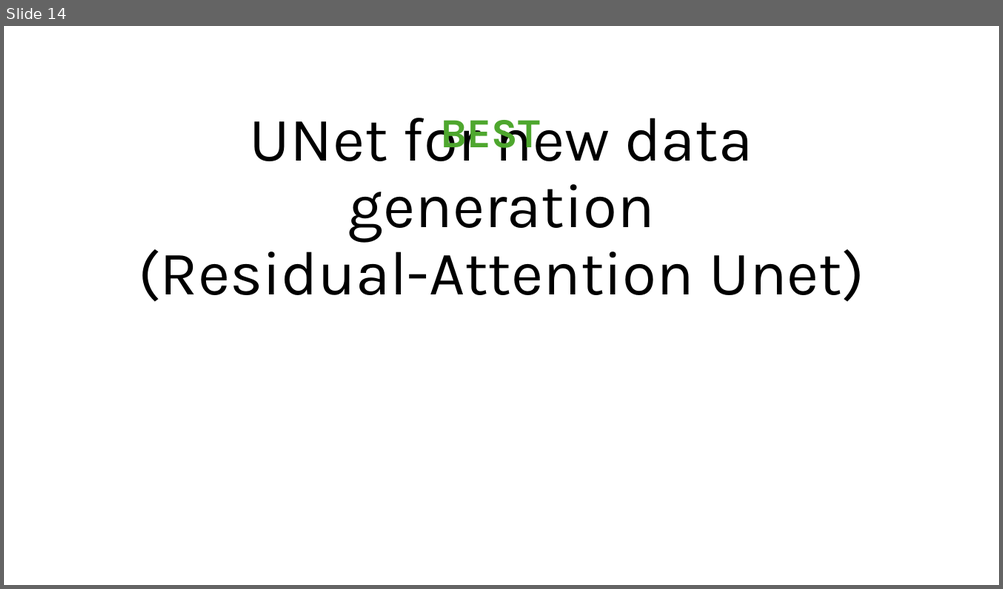
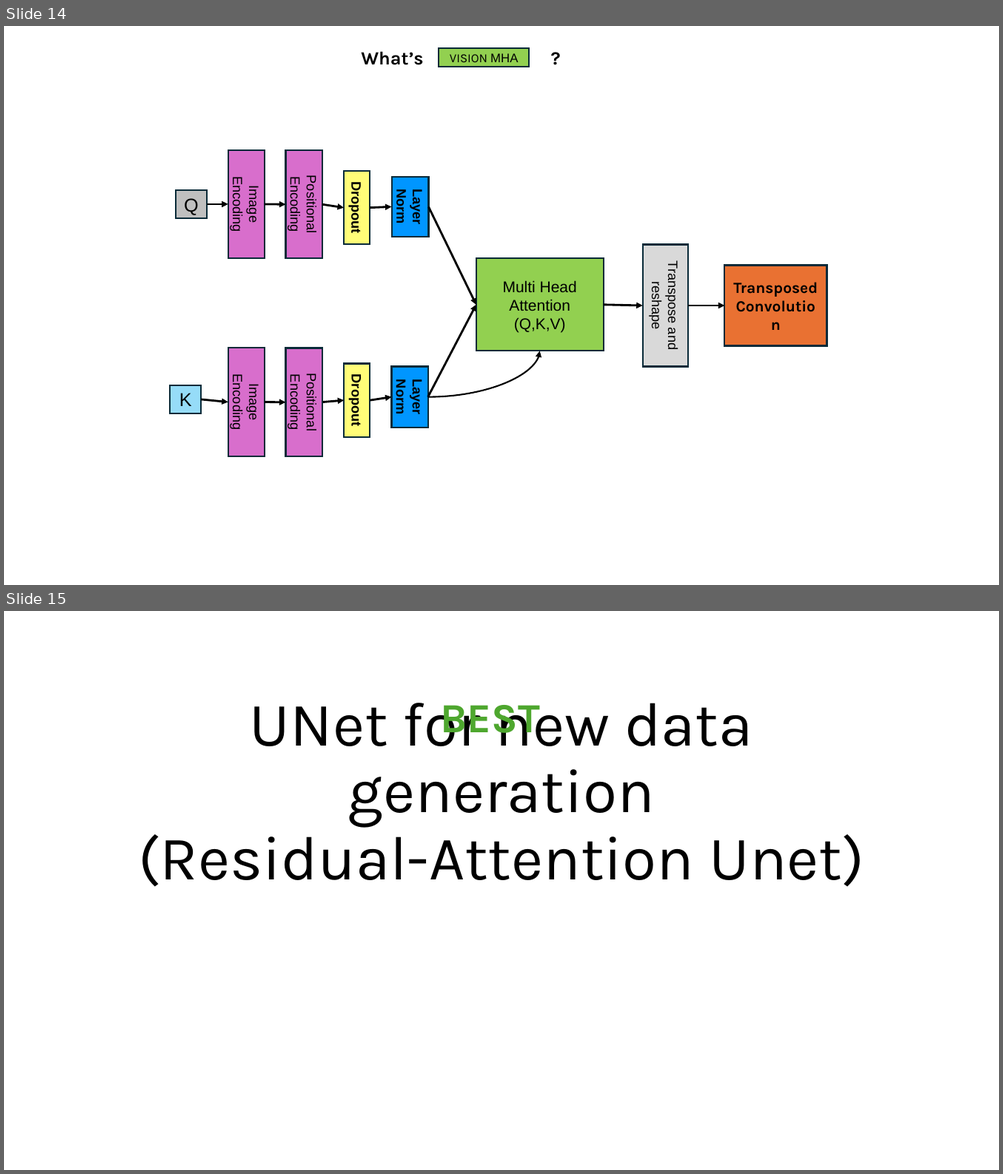
Before and after one commit to AdrianoEttari/DiffusionRemoteSensing, a slide deck: models_representation.pptx. Shown one above the other, each under a label of ours: slide 14 before the commit, slides 14 and 15 after it. The pictures are 1003x589 and 1003x1174 pixels, drawn with LibreOffice and Linux fonts; fonts in the diff are those of the drawing. Boxes give left, top, right and bottom in pixels: in the first picture for what was removed or moved away, otherwise in the second. Text is boxed around its words. In the diff, an @@ line names an element or a change of style, - is before the commit and + after.

Commit message:
Added the slide of the Vision MultiHeadAttention

```diff
--- a/models_representation.pptx
+++ b/models_representation.pptx
@@ slide 14 added at (4,26,999,585), background #FFFFFF @@
@@ rectangle added at (439,47,529,66), fill #92D050, outline #092A39 1.5 pt, 12 pt, text #000000 @@
+VISION MHA
@@ text added at (361,51,423,65), 18 pt, text #000000, bold @@
+What’s ?
@@ rectangle added at (227,150,264,259), fill #D86ECC, outline #092A39 1.5 pt, 13 pt, text #000000 @@
+Image Encoding
@@ rectangle added at (285,150,322,259), fill #D86ECC, outline #092A39 1.5 pt, 13 pt, text #000000 @@
+Positional Encoding
@@ rectangle added at (344,171,370,244), fill #FFFD78, outline #092A39 1.5 pt, 13 pt, text #000000, bold @@
+Dropout
@@ rectangle added at (391,178,429,237), fill #0096FF, outline #092A39 1.5 pt, 13 pt, text #000000, bold @@
+Layer Norm
@@ rectangle added at (176,190,207,218), fill #BFBFBF, outline #092A39 1.5 pt, 18 pt, text #000000 @@
+Q
@@ arrow added from (207, 204) to (227, 204), #000000 2 pt @@
@@ arrow added from (264, 204) to (285, 204), #000000 2 pt @@
@@ arrow added from (322, 204) to (344, 208), #000000 2 pt @@
@@ arrow added from (370, 208) to (391, 207), #000000 2 pt @@
@@ arrow added from (429, 207) to (476, 305), #000000 2 pt @@
@@ rectangle added at (643,245,688,367), fill #D9D9D9, outline #092A39 1.5 pt, 13 pt, text #000000 @@
+Transpose and reshape
@@ rectangle added at (476,259,604,352), fill #92D050, outline #092A39 1.5 pt, 15 pt, text #000000 @@
+Multi Head Attention
+(Q,K,V)
@@ rectangle added at (725,266,827,346), fill #E97132, outline #092A39 1.5 pt, 15 pt, text #000000, bold @@
+Transposed Convolution
@@ arrow added from (428, 397) to (476, 305), #000000 2 pt @@
@@ arrow added from (603, 305) to (643, 306), #000000 2 pt @@
@@ arrow added from (688, 306) to (725, 306), #000000 2 pt @@
@@ rectangle added at (227,349,264,457), fill #D86ECC, outline #092A39 1.5 pt, 13 pt, text #000000 @@
+Image Encoding
@@ rectangle added at (285,349,322,457), fill #D86ECC, outline #092A39 1.5 pt, 13 pt, text #000000 @@
+Positional Encoding
@@ curved arrow added from (428, 397) to (540, 352), #000000 1.5 pt @@
@@ rectangle added at (344,364,370,437), fill #FFFD78, outline #092A39 1.5 pt, 13 pt, text #000000, bold @@
+Dropout
@@ rectangle added at (392,366,428,428), fill #0096FF, outline #092A39 1.5 pt, 13 pt, text #000000, bold @@
+Layer Norm
@@ rectangle added at (170,386,201,414), fill #96DCF8, outline #092A39 1.5 pt, 18 pt, text #000000 @@
+K
@@ arrow added from (201, 400) to (227, 403), #000000 2 pt @@
@@ arrow added from (264, 403) to (285, 403), #000000 2 pt @@
@@ arrow added from (323, 403) to (344, 400), #000000 2 pt @@
@@ arrow added from (370, 400) to (391, 397), #000000 2 pt @@
@@ what was slide 14 is now slide 15 @@
```
Also in this commit, not shown: 2 slides changed.
